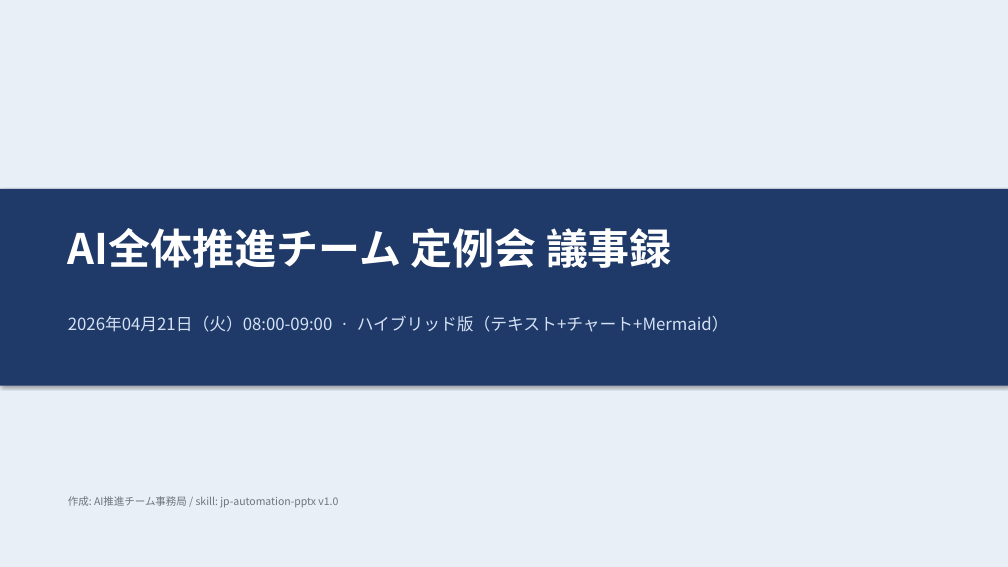
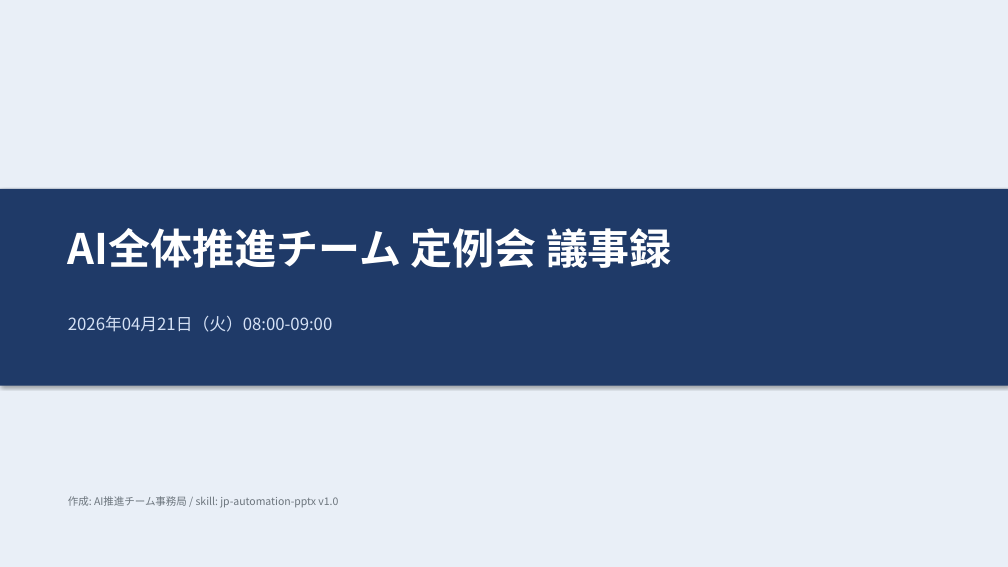
Before and after one commit to hiroakiyasa/meeting-minutes-2026-04-21, a slide deck: slide 1 of 05_hybrid_style.pptx. Drawn at 1008x567 pixels with LibreOffice and Linux fonts; fonts in the diff are those of the drawing. Boxes give left, top, right and bottom in pixels: in the first picture for what was removed or moved away, otherwise in the second. Text is boxed around its words. In the diff, an @@ line names an element or a change of style, - is before the commit and + after.

```diff
--- a/05_hybrid_style.pptx
+++ b/05_hybrid_style.pptx
@@ text at [68,316,332,332]: text changed @@
-2026年04月21日（火）08:00-09:00 · ハイブリッド版（テキスト+チャート+Mermaid）
+2026年04月21日（火）08:00-09:00
```
Also in this commit, not shown: 4 other slides changed, 1 slide removed, 5 other files.
